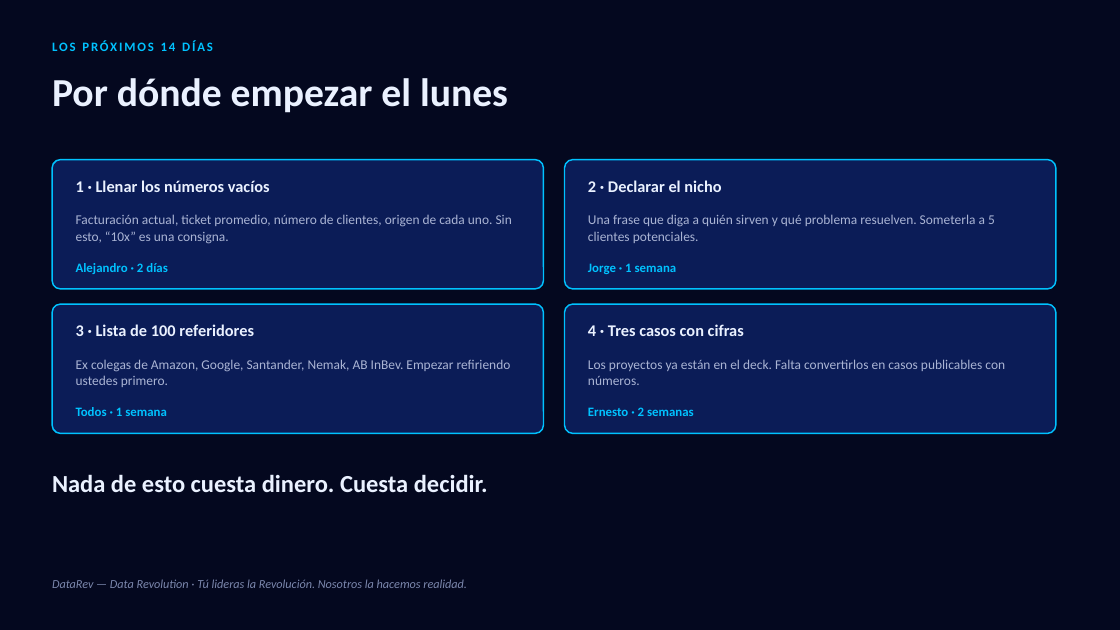
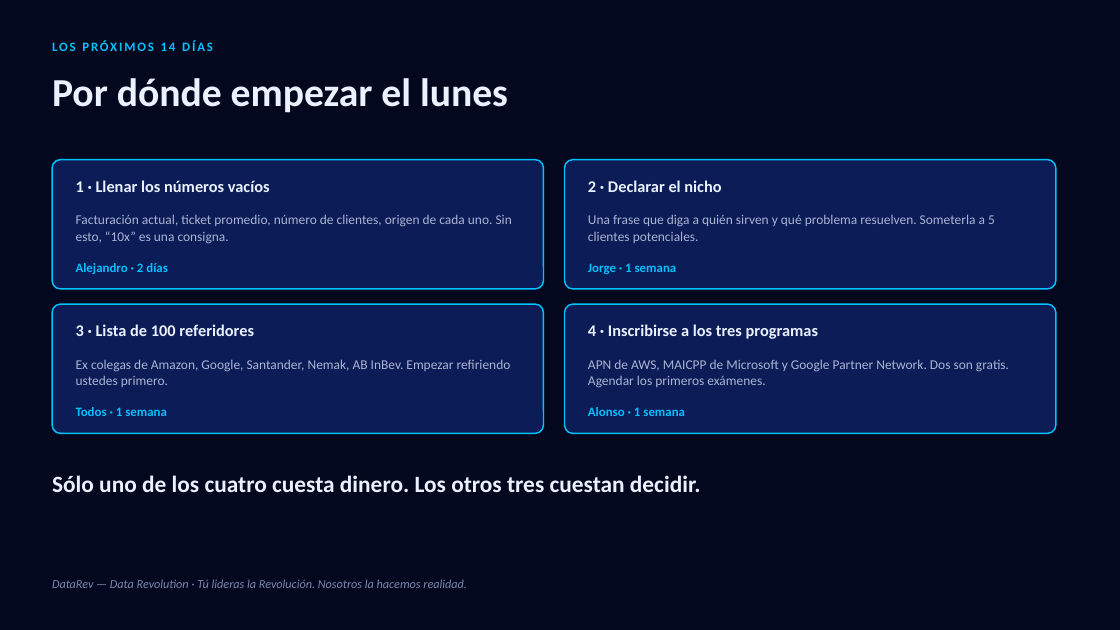
Before and after one commit to datarev-solutions/datarev-diagnostico, a slide deck: slide 17 of docs/plan-crecimiento-datarev.pptx (slide 15 before the commit). Drawn at 1120x630 pixels with LibreOffice and Linux fonts; fonts in the diff are those of the drawing. Boxes give left, top, right and bottom in pixels: in the first picture for what was removed or moved away, otherwise in the second. Text is boxed around its words. In the diff, an @@ line names an element or a change of style, - is before the commit and + after.

Commit message:
docs: add cloud partner certification as growth motor #3
Dante flagged the gap: AWS/Microsoft/Google partner programs weren't in the
plan as a growth lever, only buried as a Phase 3 line item. Research shows
AWS Select tier is weeks away (4 accredited individuals, 2 certifications,
USD 2,500/year) and Microsoft's program is free to join with 40 of 100
capability-score points coming from certifications alone — neither needs
existing revenue.

This is the one channel that directly attacks the 94%-shortlist finding:
being in a hyperscaler's partner directory puts DataRev in front of the
vendor's own quota-carrying sellers before a deal exists. Added as motor #3,
moved from Phase 3 to Phase 0 in the roadmap, synced across HTML and PPTX (17
slides now), all visually QA'd via LibreOffice render.

```diff
--- a/docs/plan-crecimiento-datarev.pptx
+++ b/docs/plan-crecimiento-datarev.pptx
@@ text at (588,324,818,339): text changed @@
-4 · Tres casos con cifras
+4 · Inscribirse a los tres programas
@@ text at (588,359,1009,388): text changed @@
-Los proyectos ya están en el deck. Falta convertirlos en casos publicables con números.
+APN de AWS, MAICPP de Microsoft y Google Partner Network. Dos son gratis. Agendar los primeros exámenes.
@@ text at (588,407,685,416): text changed @@
-Ernesto · 2 semanas
+Alonso · 1 semana
@@ text at (52,475,701,492): text changed; size 21 to 20 pt @@
-Nada de esto cuesta dinero. Cuesta decidir.
+Sólo uno de los cuatro cuesta dinero. Los otros tres cuestan decidir.
```
Also in this commit, not shown: 5 other slides changed, 2 slides added, 2 other files.
